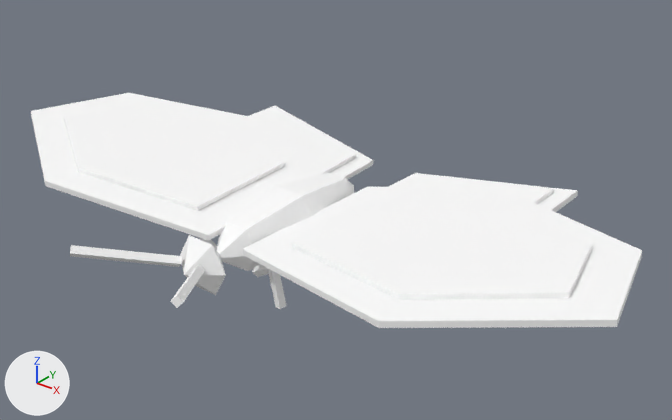
Before and after pictures for a commit that changed the glTF model site/models/GN_Moth_01.glb.
Both versions are drawn from a 50 mm lens placed at (0.0372, -0.0415, 0.0306), pointed at (0.0023, 0.0021, 0.0036). Lighting does not change. The marker at lower left points along +X, +Y and +Z. The older version comes first.

Objects in the first picture: 'GN_Moth_01'.
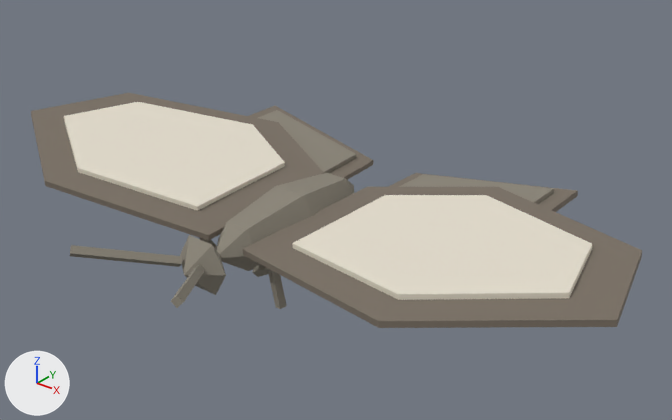
Where the change shows, as pixel boxes [x1, y1, x2, y2] in the pictures (672 x 420 px):
'GN_Moth_01', surface changed (darker)
    both: [31, 93, 642, 328]

The change in detail:
Picture 'GlobalPalette' (img_globalpalette) is new.
In material 'GlobalPalette' (mat_globalpalette), base_color is no longer (1.0, 1.0, 1.0), white #ffffff.
In material 'GlobalPalette' (mat_globalpalette), texture is now set to img_globalpalette.
